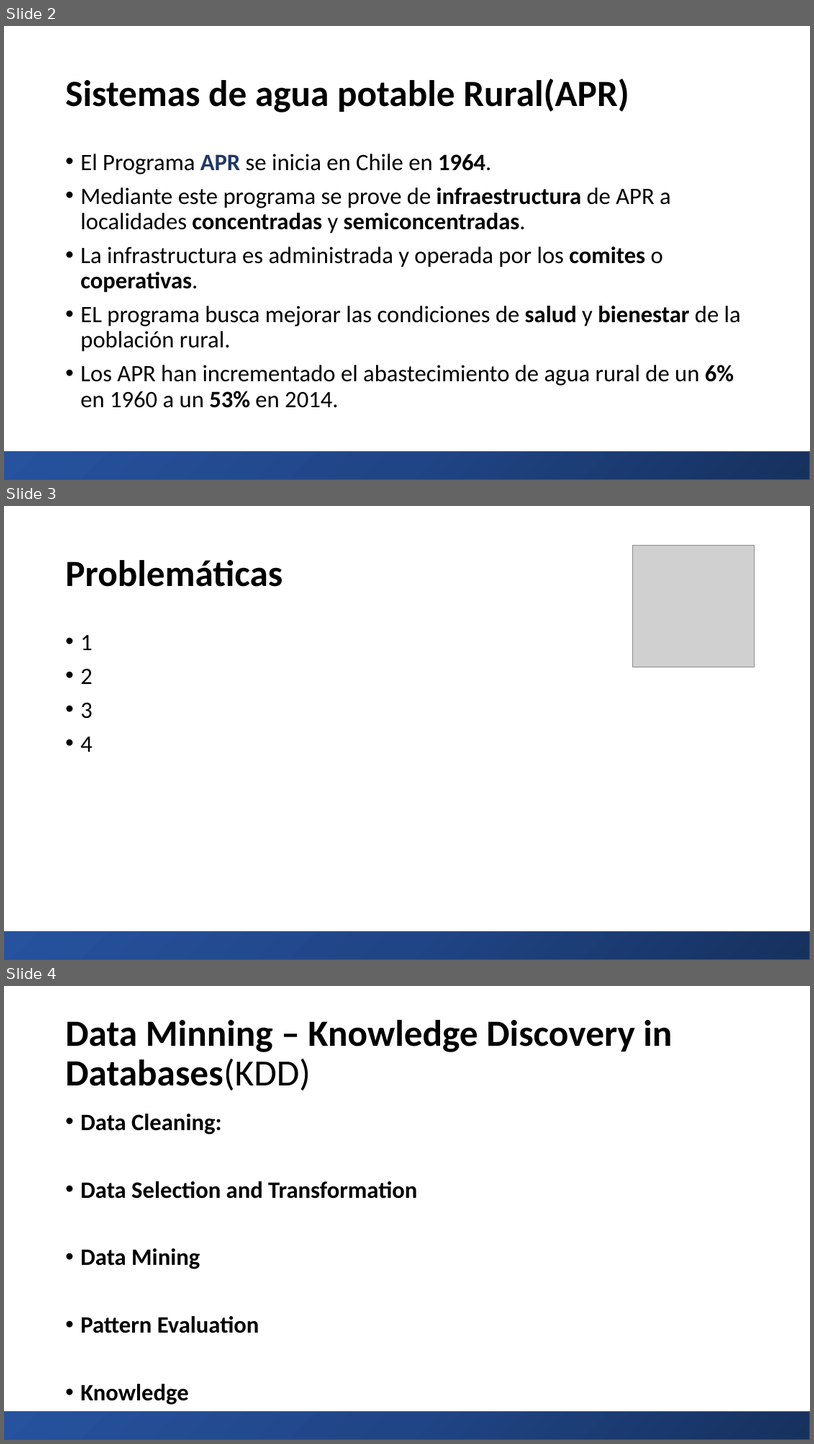
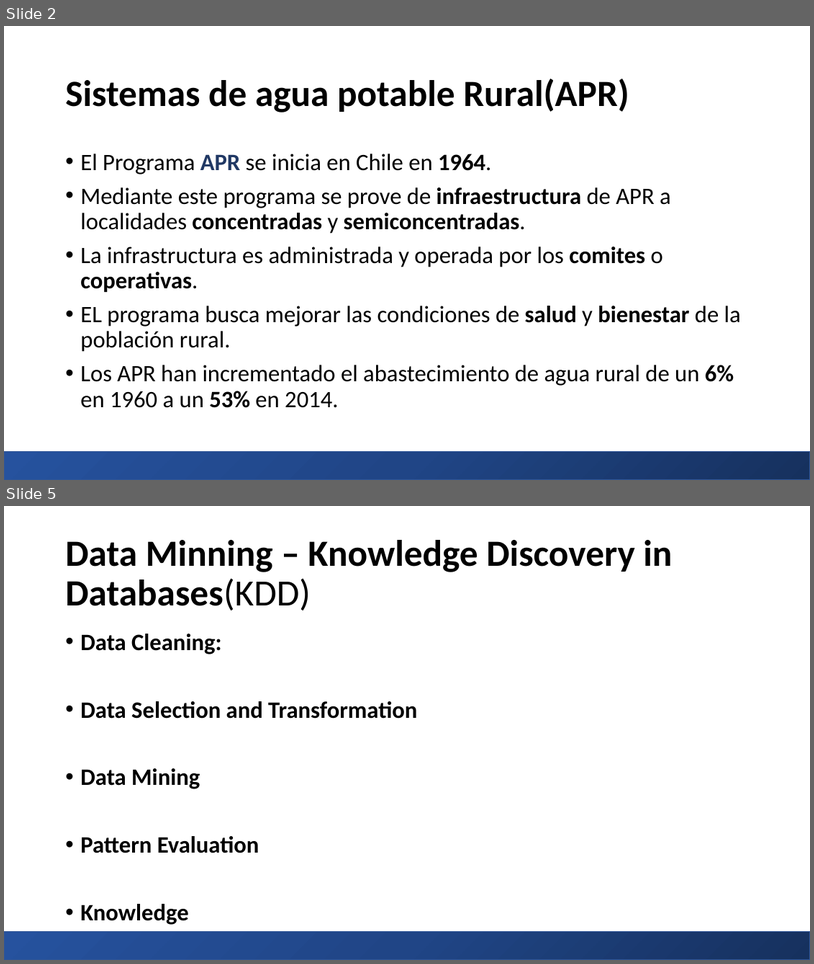
Before and after one commit to natalyosses/APR, a slide deck: Presentacion_pycon.pptx. Shown one above the other, each under a label of ours: slides 2, 3 and 4 before the commit, slides 2 and 5 after it; the slides between them are not shown. The pictures are 814x1444 and 814x964 pixels, drawn with LibreOffice and Linux fonts; fonts in the diff are those of the drawing; grey boxes stand for pictures. Boxes give left, top, right and bottom in pixels: in the first picture for what was removed or moved away, otherwise in the second. Text is boxed around its words. In the diff, an @@ line names an element or a change of style, - is before the commit and + after.

```diff
--- a/Presentacion_pycon.pptx
+++ b/Presentacion_pycon.pptx
@@ slide 3 removed at [4,506,810,960], background #FFFFFF @@
@@ picture removed at [633,546,755,667] @@
@@ title removed at [65,560,283,587] @@
-Problemáticas
@@ text removed at [80,635,93,752] @@
-• 1
-• 2
-• 3
-• 4
@@ rectangle removed at [4,932,810,960] @@
@@ what was slide 4 is now slide 5 @@
```
Also in this commit, not shown: 2 slides added, 1 other file.
